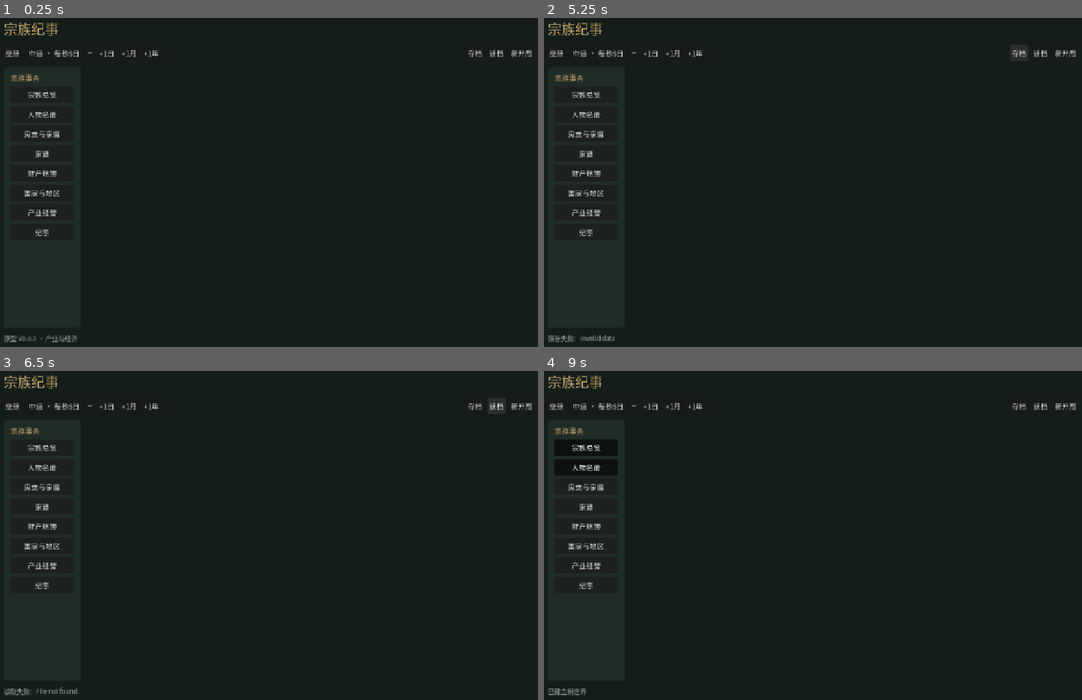
Above: before the commit, frames 1-4 (two rows, left to right).
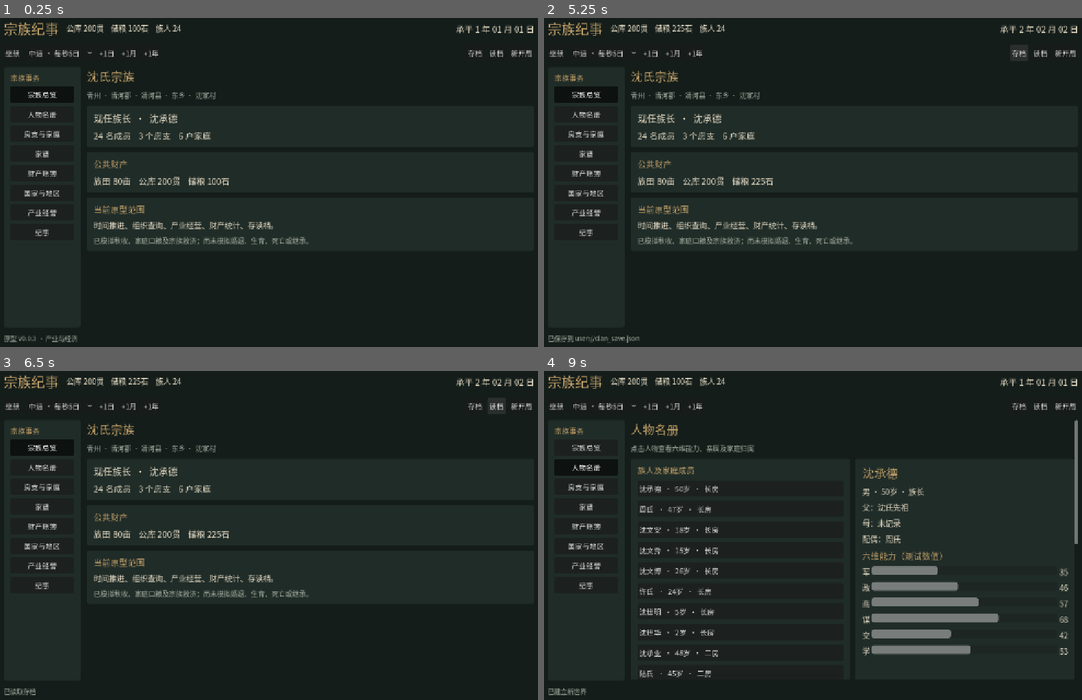
Above: after the commit, the same moments.

Repository: lqc19891229/ClanChronicle
Game: Godot game, scene res://ui/main.tscn
Same seed, same stepped clock (60 frames per second), same inputs: the game is played once before the commit and once after it.
Inputs:
- Up to frame 1 (0.25 s): no input
- Up to frame 2 (5.25 s): click "继续" at 0.5 s; click "暂停" at 1.25 s; click "中速 · 每秒5日" at 2 s; click "+1日" at 2.75 s; click "+1月" at 3.5 s; click "+1年" at 4.25 s; click "存档" at 5 s
- Up to frame 3 (6.5 s): click "读档" at 5.75 s
- Up to frame 4 (9 s): click "新开局" at 6.5 s; click "OK" at 7.25 s; click "宗族总览" at 8 s; click "人物名册" at 8.75 s

The runs differ from the first frame. In frame 1, 3.1% of the frame differs, in the area x 12-100%, y 1-69%; in frame 2, 3.2%; in frame 3, 3.2%; in frame 4, 6.7%, in the area x 12-100%, y 1-94%.

Commit message:
fix: normalize JSON numeric types before schema validation; report rejected rules

Diff:
--- a/core/world_schema.gd
+++ b/core/world_schema.gd
@@ -5,8 +5,11 @@
 const Registry = preload("res://core/entity_registry.gd")
 
 static func migrate(raw: Dictionary) -> Dictionary:
-	var s := raw.duplicate(true)
+	var s: Dictionary = normalize_json(raw)
 	var version = s.get("schema_version", -1)
+	if not valid_int(version):
+		return {}
+	version = int(version)
 	if version == VERSION:
 		return s
 	if version == 2:
@@ -40,46 +43,73 @@
 		p["clan_id"] = clan_id
 		p["settlement_id"] = 1
 	s["schema_version"] = 2
-	return Economy.migrate(s) if validate_base(s) else {}
+	return Economy.migrate(s) if validate_legacy(s) else {}
+
+## Godot JSON parses numbers as floats. Normalize whole numbers before
+## array membership, ID comparison and schema migration.
+static func normalize_json(value: Variant) -> Variant:
+	if value is Dictionary:
+		var result: Dictionary = {}
+		for key in value:
+			result[key] = normalize_json(value[key])
+		return result
+	if value is Array:
+		var result: Array = []
+		for item in value:
+			result.append(normalize_json(item))
+		return result
+	if value is float and is_finite(value) and absf(value) < 9007199254740992.0 and value == floorf(value):
+		return int(value)
+	return value
 
 static func validate_legacy(s: Dictionary) -> bool:
 	if not validate_base(s):
+		push_warning("validate_legacy: if not validate_base(s):")
 		return false
 	for kind in Economy.OWNER_TYPES:
 		for owner in s[kind]:
 			for key in ["cash", "grain", "land"]:
 				if (kind in ["clans", "households"] or owner.has(key)) and (not valid_int(owner.get(key)) or owner[key] < 0):
+					push_warning("validate_legacy: if (kind in [\"clans\", \"households\"] or owner.has(key)) and (not valid_int(owner.get(key)) or owner[key] < 0):")
 					return false
 	return true
 
 static func valid_int(value: Variant) -> bool:
-	return (value is int or value is float) and value == int(value)
+	return value is int or (value is float and is_finite(value) and absf(value) < 9007199254740992.0 and value == floorf(value))
 
 static func validate_base(s: Dictionary) -> bool:
-	if s.get("schema_version") not in [2, 3] or not valid_int(s.get("day")) or s["day"] < 0:
+	if not valid_int(s.get("schema_version")) or int(s["schema_version"]) not in [2, 3] or not valid_int(s.get("day")) or s["day"] < 0:
+		push_warning("validate_base: if not valid_int(s.get(\"schema_version\")) or int(s[\"schema_version\"]) not in [2, 3] or not valid_int(s.get(\"day\")) or s[\"day\"] < 0:")
 		return false
 	for key in ["polities", "regions", "settlements", "clans", "branches", "households", "characters", "ancestors"]:
 		if not s.get(key) is Array:
+			push_warning("validate_base: if not s.get(key) is Array:")
 			return false
 	var registry = Registry.new()
 	if not registry.rebuild(s):
+		push_warning("validate_base: if not registry.rebuild(s):")
 		return false
 	if not valid_int(s.get("player_clan_id")) or registry.find("clans", int(s["player_clan_id"])).is_empty():
+		push_warning("validate_base: if not valid_int(s.get(\"player_clan_id\")) or registry.find(\"clans\", int(s[\"player_clan_id\"])).is_empty():")
 		return false
 	for r in s["regions"]:
 		if not r.get("level") in ["zhou", "jun", "xian", "xiang", "li"]:
+			push_warning("validate_base: if not r.get(\"level\") in [\"zhou\", \"jun\", \"xian\", \"xiang\", \"li\"]:")
 			return false
 		for key in ["parent_id", "legal_polity_id", "controlling_polity_id"]:
 			if not valid_int(r.get(key)):
+				push_warning("validate_base: if not valid_int(r.get(key)):")
 				return false
 		for key in ["legal_polity_id", "controlling_polity_id"]:
 			if int(r[key]) != -1 and registry.find("polities", int(r[key])).is_empty():
+				push_warning("validate_base: if int(r[key]) != -1 and registry.find(\"polities\", int(r[key])).is_empty():")
 				return false
 		var visited: Dictionary = {}
 		var current: Dictionary = r
 		while not current.is_empty():
 			var id := int(current["id"])
 			if visited.has(id) or not valid_int(current.get("parent_id")):
+				push_warning("validate_base: if visited.has(id) or not valid_int(current.get(\"parent_id\")):")
 				return false
 			visited[id] = true
 			var parent := int(current["parent_id"])
@@ -87,67 +117,89 @@
 				break
 			current = registry.find("regions", parent)
 			if current.is_empty():
+				push_warning("validate_base: if current.is_empty():")
 				return false
 	for settlement in s["settlements"]:
 		if not valid_int(settlement.get("region_id")) or registry.find("regions", int(settlement["region_id"])).is_empty():
+			push_warning("validate_base: if not valid_int(settlement.get(\"region_id\")) or registry.find(\"regions\", int(settlement[\"region_id\"])).is_empty():")
 			return false
 	for b in s["branches"]:
 		if not valid_int(b.get("clan_id")) or registry.find("clans", int(b["clan_id"])).is_empty():
+			push_warning("validate_base: if not valid_int(b.get(\"clan_id\")) or registry.find(\"clans\", int(b[\"clan_id\"])).is_empty():")
 			return false
 		if not valid_int(b.get("head_id")):
+			push_warning("validate_base: if not valid_int(b.get(\"head_id\")):")
 			return false
 		var head: Dictionary = registry.find("characters", int(b["head_id"]))
 		if head.get("branch_id") != b["id"]:
+			push_warning("validate_base: if head.get(\"branch_id\") != b[\"id\"]:")
 			return false
 	for h in s["households"]:
 		for key in ["branch_id", "settlement_id", "head_id"]:
 			if not valid_int(h.get(key)):
+				push_warning("validate_base: if not valid_int(h.get(key)):")
 				return false
 		if registry.find("branches", int(h["branch_id"])).is_empty() or registry.find("settlements", int(h["settlement_id"])).is_empty():
+			push_warning("validate_base: if registry.find(\"branches\", int(h[\"branch_id\"])).is_empty() or registry.find(\"settlements\", int(h[\"settlement_id\"])).is_empty():")
 			return false
 		if registry.find("characters", int(h["head_id"])).get("household_id") != h["id"]:
+			push_warning("validate_base: if registry.find(\"characters\", int(h[\"head_id\"])).get(\"household_id\") != h[\"id\"]:")
 			return false
 	for c in s["clans"]:
 		for key in ["leader_id", "home_settlement_id"]:
 			if not valid_int(c.get(key)):
+				push_warning("validate_base: if not valid_int(c.get(key)):")
 				return false
 		if registry.find("characters", int(c["leader_id"])).get("clan_id") != c["id"] or registry.find("settlements", int(c["home_settlement_id"])).is_empty():
+			push_warning("validate_base: if registry.find(\"characters\", int(c[\"leader_id\"])).get(\"clan_id\") != c[\"id\"] or registry.find(\"settlements\", int(c[\"home_settlement_id\"])).is_empty():")
 			return false
 		if not c.get("name") is String or not c.get("location") is String:
+			push_warning("validate_base: if not c.get(\"name\") is String or not c.get(\"location\") is String:")
 			return false
 	for p in s["characters"]:
 		for key in ["birth_day", "clan_id", "branch_id", "household_id", "settlement_id", "father_id", "mother_id", "spouse_id"]:
 			if not valid_int(p.get(key)):
+				push_warning("validate_base: if not valid_int(p.get(key)):")
 				return false
 		if p["birth_day"] > s["day"]:
+			push_warning("validate_base: if p[\"birth_day\"] > s[\"day\"]:")
 			return false
 		for key in ["name", "sex", "occupation"]:
 			if not p.get(key) is String:
+				push_warning("validate_base: if not p.get(key) is String:")
 				return false
 		var b: Dictionary = registry.find("branches", int(p["branch_id"]))
 		var h: Dictionary = registry.find("households", int(p["household_id"]))
 		if b.get("clan_id") != p["clan_id"] or h.get("branch_id") != p["branch_id"] or registry.find("settlements", int(p["settlement_id"])).is_empty():
+			push_warning("validate_base: if b.get(\"clan_id\") != p[\"clan_id\"] or h.get(\"branch_id\") != p[\"branch_id\"] or registry.find(\"settlements\", int(p[\"settlement_id\"])).is_empty():")
 			return false
 		if not p.get("skills") is Array or p["skills"].size() != 6:
+			push_warning("validate_base: if not p.get(\"skills\") is Array or p[\"skills\"].size() != 6:")
 			return false
 		for skill in p["skills"]:
 			if not valid_int(skill) or skill < 0 or skill > 100:
+				push_warning("validate_base: if not valid_int(skill) or skill < 0 or skill > 100:")
 				return false
 		for key in ["father_id", "mother_id", "spouse_id"]:
 			var relative := int(p[key])
 			if relative == int(p["id"]) or (relative != -1 and registry.find("characters", relative).is_empty()):
+				push_warning("validate_base: if relative == int(p[\"id\"]) or (relative != -1 and registry.find(\"characters\", relative).is_empty()):")
 				return false
 		if int(p["spouse_id"]) != -1 and registry.find("characters", int(p["spouse_id"])).get("spouse_id") != p["id"]:
+			push_warning("validate_base: if int(p[\"spouse_id\"]) != -1 and registry.find(\"characters\", int(p[\"spouse_id\"])).get(\"spouse_id\") != p[\"id\"]:")
 			return false
 	return true
 
 static func validate(s: Dictionary) -> bool:
 	if s.get("schema_version") != VERSION or not validate_base(s):
+		push_warning("validate: if s.get(\"schema_version\") != VERSION or not validate_base(s):")
 		return false
 	for key in ["accounts", "assets", "enterprises", "ledger", "chronicle"]:
 		if not s.get(key) is Array:
+			push_warning("validate: if not s.get(key) is Array:")
 			return false
 	if not valid_int(s.get("last_economy_day")) or s["last_economy_day"] < 0 or s["last_economy_day"] > s["day"] or int(s["last_economy_day"]) % 30 != 0:
+		push_warning("validate: if not valid_int(s.get(\"last_economy_day\")) or s[\"last_economy_day\"] < 0 or s[\"last_economy_day\"] > s[\"day\"] or int(s[\"last_economy_day\"]) % 30 != 0:")
 		return false
 	var registry = Registry.new()
 	registry.rebuild(s)
@@ -155,63 +207,82 @@
 	var account_ids: Dictionary = {}
 	for a in s["accounts"]:
 		if not a is Dictionary:
+			push_warning("validate: if not a is Dictionary:")
 			return false
 		for key in ["id", "owner_id", "cash", "grain"]:
 			if not valid_int(a.get(key)) or a[key] < 0:
+				push_warning("validate: if not valid_int(a.get(key)) or a[key] < 0:")
 				return false
 		if a["id"] == 0 or a.get("owner_kind") not in Economy.OWNER_TYPES:
+			push_warning("validate: if a[\"id\"] == 0 or a.get(\"owner_kind\") not in Economy.OWNER_TYPES:")
 			return false
 		var kind := str(a["owner_kind"])
 		var id := int(a["owner_id"])
 		var owner := Economy.owner_key(kind, id)
 		if owners.has(owner) or account_ids.has(int(a["id"])) or registry.find(kind, id).is_empty():
+			push_warning("validate: if owners.has(owner) or account_ids.has(int(a[\"id\"])) or registry.find(kind, id).is_empty():")
 			return false
 		owners[owner] = true
 		account_ids[int(a["id"])] = true
 	for kind in Economy.OWNER_TYPES:
 		for entity in s[kind]:
 			if not owners.has(Economy.owner_key(kind, int(entity["id"]))):
+				push_warning("validate: if not owners.has(Economy.owner_key(kind, int(entity[\"id\"]))):")
 				return false
 			for key in ["cash", "grain", "land"]:
 				if entity.has(key):
+					push_warning("validate: if entity.has(key):")
 					return false
 	var assets: Dictionary = {}
 	for a in s["assets"]:
 		if not a is Dictionary:
+			push_warning("validate: if not a is Dictionary:")
 			return false
 		for key in ["id", "owner_id", "settlement_id", "area"]:
 			if not valid_int(a.get(key)):
+				push_warning("validate: if not valid_int(a.get(key)):")
 				return false
 		if a["id"] <= 0 or a["area"] <= 0 or assets.has(int(a["id"])) or a.get("type") != "farmland" or not a.get("name") is String:
+			push_warning("validate: if a[\"id\"] <= 0 or a[\"area\"] <= 0 or assets.has(int(a[\"id\"])) or a.get(\"type\") != \"farmland\" or not a.get(\"name\") is String:")
 			return false
 		if not owners.has(Economy.owner_key(str(a.get("owner_kind")), int(a["owner_id"]))) or registry.find("settlements", int(a["settlement_id"])).is_empty():
+			push_warning("validate: if not owners.has(Economy.owner_key(str(a.get(\"owner_kind\")), int(a[\"owner_id\"]))) or registry.find(\"settlements\", int(a[\"settlement_id\"])).is_empty():")
 			return false
 		assets[int(a["id"])] = true
 	var operated: Dictionary = {}
 	var enterprises: Dictionary = {}
 	for e in s["enterprises"]:
 		if not e is Dictionary:
+			push_warning("validate: if not e is Dictionary:")
 			return false
 		for key in ["id", "asset_id", "manager_id", "last_harvest"]:
 			if not valid_int(e.get(key)):
+				push_warning("validate: if not valid_int(e.get(key)):")
 				return false
 		if e["id"] <= 0 or e["last_harvest"] < 0 or enterprises.has(int(e["id"])) or operated.has(int(e["asset_id"])) or not assets.has(int(e["asset_id"])):
+			push_warning("validate: if e[\"id\"] <= 0 or e[\"last_harvest\"] < 0 or enterprises.has(int(e[\"id\"])) or operated.has(int(e[\"asset_id\"])) or not assets.has(int(e[\"asset_id\"])):")
 			return false
 		if e.get("policy") != "self_farm" or not e.get("name") is String:
+			push_warning("validate: if e.get(\"policy\") != \"self_farm\" or not e.get(\"name\") is String:")
 			return false
 		if e["manager_id"] != -1 and not s["characters"].any(func(p): return p["id"] == e["manager_id"]):
+			push_warning("validate: if e[\"manager_id\"] != -1 and not s[\"characters\"].any(func(p): return p[\"id\"] == e[\"manager_id\"]):")
 			return false
 		operated[int(e["asset_id"])] = true
 		enterprises[int(e["id"])] = true
 	for entry in s["ledger"]:
 		if not entry is Dictionary:
+			push_warning("validate: if not entry is Dictionary:")
 			return false
 		for key in ["day", "account_id", "delta"]:
 			if not valid_int(entry.get(key)):
+				push_warning("validate: if not valid_int(entry.get(key)):")
 				return false
 		if entry["day"] < 0 or entry["day"] > s["day"] or not account_ids.has(int(entry["account_id"])) or entry.get("resource") not in ["cash", "grain"] or not entry.get("reason") is String:
+			push_warning("validate: if entry[\"day\"] < 0 or entry[\"day\"] > s[\"day\"] or not account_ids.has(int(entry[\"account_id\"])) or entry.get(\"resource\") not in [\"cash\", \"grain\"] or not entry.get(\"reason\") is Stri")
 			return false
 	for entry in s["chronicle"]:
 		if not entry is Dictionary or not valid_int(entry.get("day")) or not entry.get("text") is String:
+			push_warning("validate: if not entry is Dictionary or not valid_int(entry.get(\"day\")) or not entry.get(\"text\") is String:")
 			return false
 	return true
